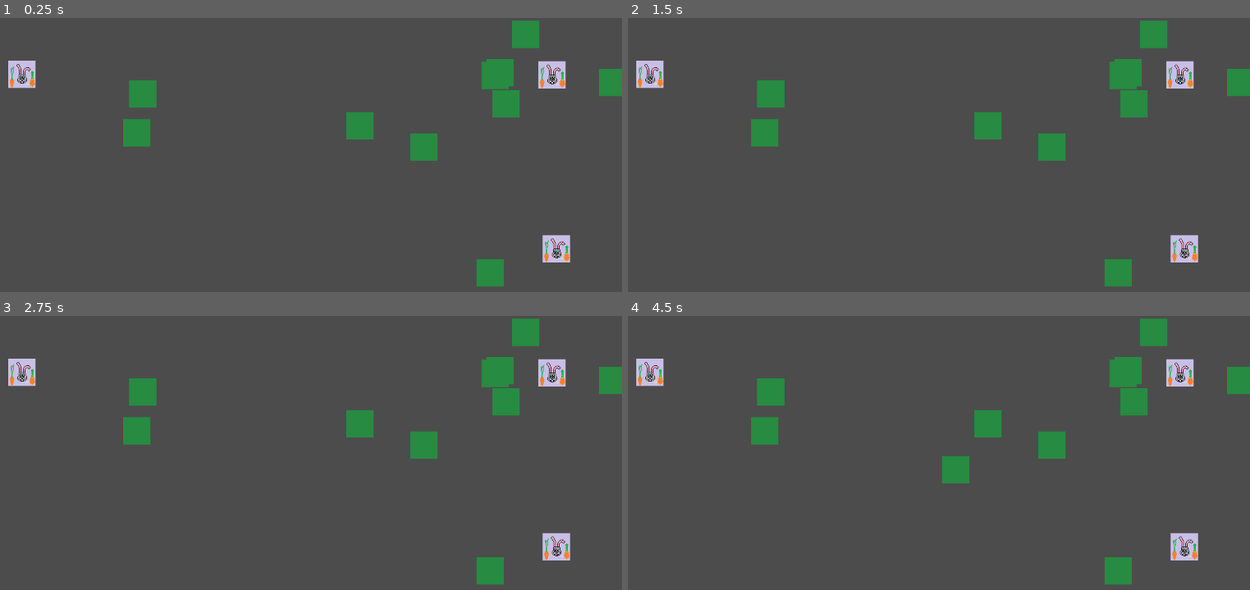
Above: before the commit, frames 1-4 (two rows, left to right).
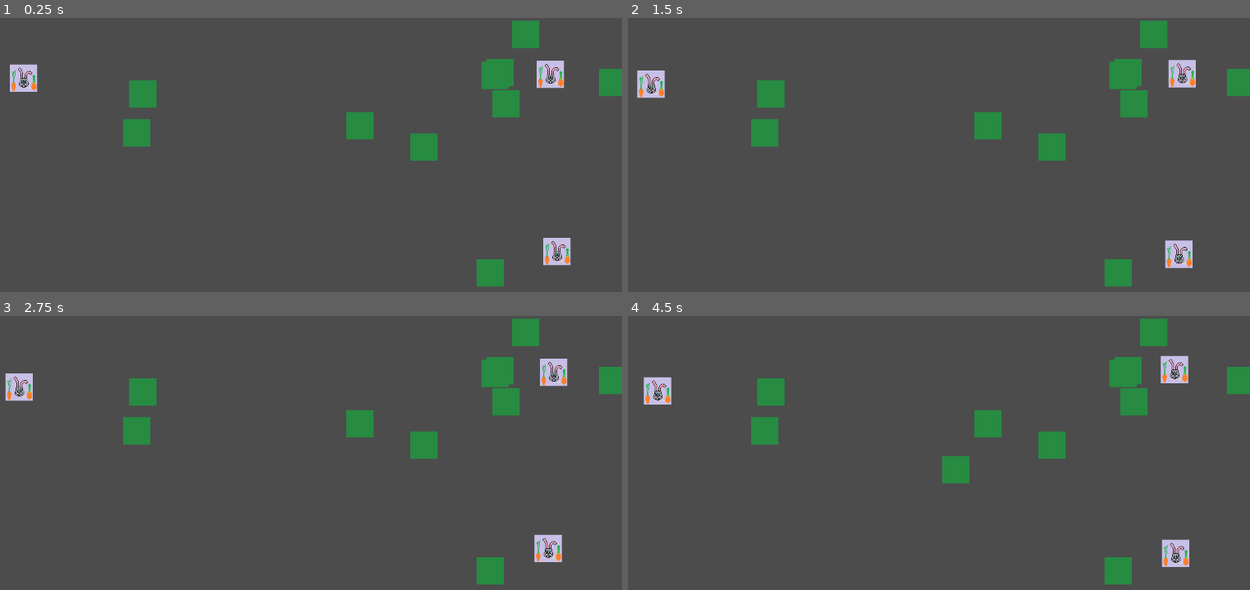
Above: after the commit, the same moments.

Repository: Unrimah/petri_cup
Game: Godot game, scene res://Node2D.tscn
Same seed, same stepped clock (60 frames per second), same inputs: the game is played once before the commit and once after it.
Inputs:
- Up to frame 1 (0.25 s): no input
- Up to frame 2 (1.5 s): no input
- Up to frame 3 (2.75 s): no input
- Up to frame 4 (4.5 s): no input

The runs differ from the first frame. In frame 1, 1.0% of the frame differs, in the area x 1-92%, y 15-91%; in frame 2, 1.4%; in frame 3, 1.4%; in frame 4, 1.8%, in the area x 1-92%, y 14-92%.

Commit message:
Изменения в select_action, rabbit_die,rabbit_eat

Diff:
--- a/RabbitBody2D.gd
+++ b/RabbitBody2D.gd
@@ -8,7 +8,7 @@
 	DIE,
 	WALK,
 	EAT,
-	SEARCH_GRASS
+	TO_GRASS
 }
 
 var health
@@ -24,15 +24,25 @@
 		ACT.WALK:
 			rabbit_walk()
 		ACT.EAT:
-			rabbit_satiety()
+			pass
 		ACT.DIE:
 			rabbit_die()
+		ACT.TO_GRASS:
+			rabbit_to_grass()
 
 func select_action():
-	return ACT.SEARCH_GRASS
-#	return ACT.DIE
+	while self.health <= 100 and self.health > 0.1:
+		self.health -= 0.1
+		if self.health < (MAX_HEALTH / 2):
+			return ACT.TO_GRASS
+		elif self.health >= (MAX_HEALTH / 2):
+			return ACT.WALK
+		else:
+			return ACT.DIE
 
-func rabbit_search_grass():
+
+
+func rabbit_to_grass():
 	var grass_list = get_tree().get_nodes_in_group("grass")
 	var distance = SEARCH_RANGE
 	var direction
@@ -59,24 +69,15 @@
 	else:
 		global_translate(direction)
 func rabbit_walk():
-	var self_position = self.position
-	self.position.x += 1
-	self.position.y += 1
-	return self_position
+	var direction = Vector2(2*(randi() % 2)-1,2*(randi() % 2)-1)
+	global_translate(direction)
 
 func rabbit_eat(food):
 	food.free()
+	self.health += 10
 
 func set_place(x, y):
 	self.position = Vector2(x, y)
 
 func rabbit_die():
-	pass
-func rabbit_satiety():# The function is responsible for the fullness of the rabbit
-	var satiety = MAX_HEALTH
-	while satiety <= MAX_HEALTH:
-		satiety -= 1
-		if satiety < (MAX_HEALTH / 2):
-			rabbit_search_grass()
-		else:
-			rabbit_walk()
+	self.free()
